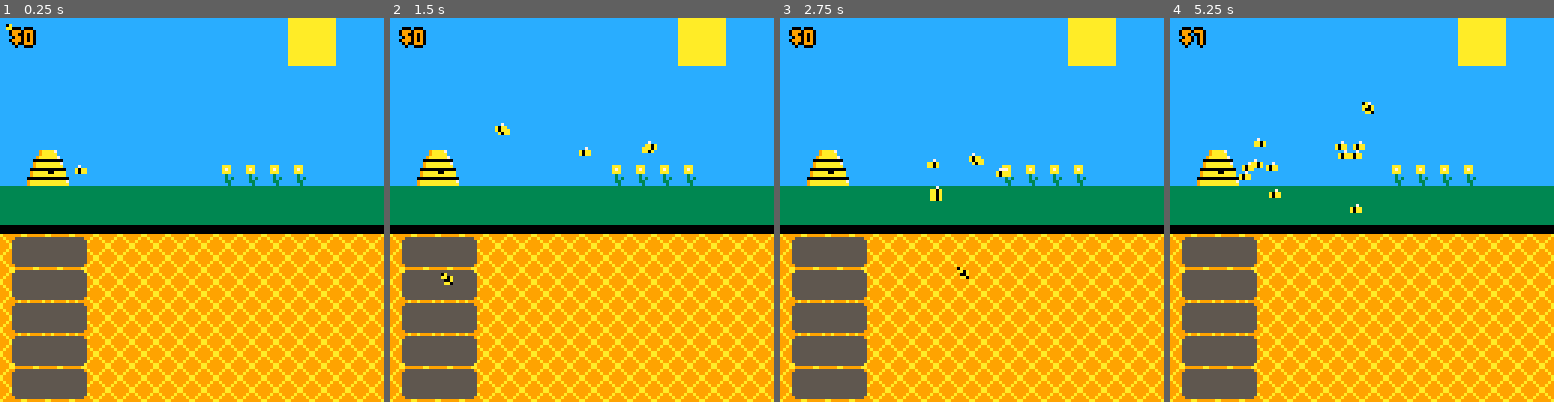
Above: before the commit, frames 1-4 (left to right).
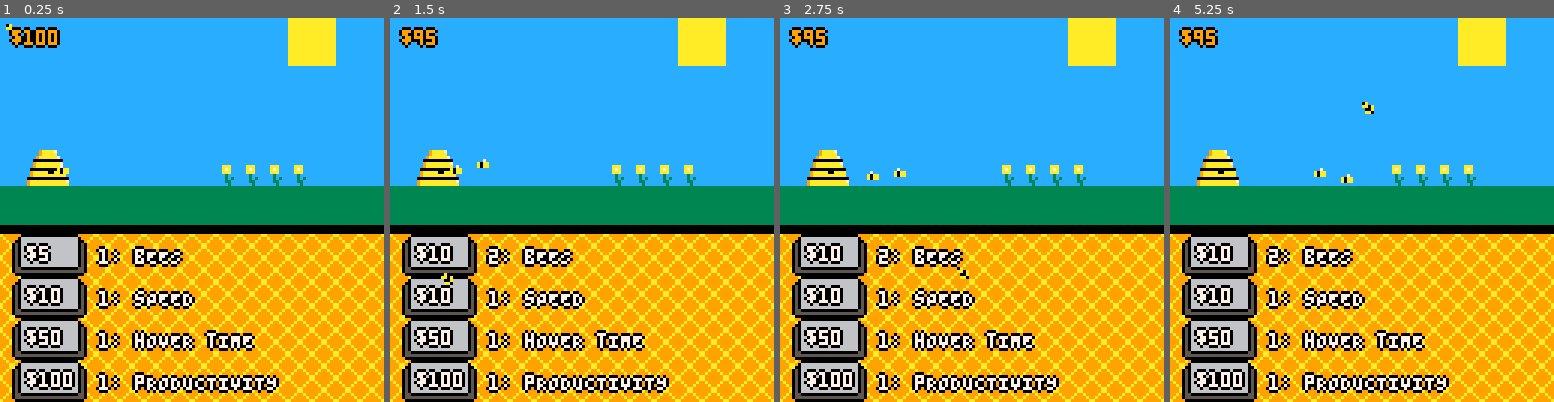
Above: after the commit, the same moments.

Repository: dryzob/pico8-games
Game: PICO-8 cartridge bee.p8
The game is run twice, just before and just after one commit, with the same random seed, the same clock (stepped at 60 frames per second) and the same inputs.
Inputs (mouse positions are in pixels of both pictures, inside the frame that each line leads up to):
- Up to frame 1 (0.25 s): no input
- Up to frame 2 (1.5 s): tap X (X key) at 0.33, 1.07 s; click (670, 121) at 0.67 s; click (436, 267) at 1.22 s
- Up to frame 3 (2.75 s): click (887, 114) at 1.77 s; tap X (X key) at 1.85 s; click (952, 259) at 2.32 s
- Up to frame 4 (5.25 s): click (1404, 106) at 2.87 s; tap X (X key) at 2.97, 4.08, 5.2 s; click (1465, 256) at 3.42 s; click (1231, 102) at 3.97 s; click (1292, 248) at 4.52 s; click (1354, 94) at 5.07 s

The runs differ from the first frame. In frame 1, 13% of the frame differs, in the area x 3-73%, y 2-100%; in frame 2, 13%; in frame 3, 13%; in frame 4, 13%.

Commit message:
Major functionality update
Added:
- Upgrades (2 functional)
- Purchasing
- Buttons
- Menu UI (WIP)

Thank you to Pancelor and Mboffin, their functions are invaluable to my learning

Diff:
--- a/bee.p8
+++ b/bee.p8
@@ -7,12 +7,14 @@
 
 function _init()
 	poke(0x5f2d, 1)
+	pq("--------------------------")
 	-- this might be moved
 	t=0
 	bees={}
-	debug={}
-	money=0
-
+	buttons={}
+	money=100
+
+	gen_menu()
 	make_bee(bee_spawn[1],bee_spawn[2],10)
 	_upd=upd_bview
 	_drw=drw_bview
@@ -22,12 +24,17 @@
 	t+=1
 	if t>30 then
 		t=0
-	end
- -- start (do later)
- -- bee view
- if btn(❎) then
- 	make_bee(stat(32),stat(33),10)
-	end
+		pq("--------------")
+	end
+
+	if t%10==0 then
+
+	end
+
+
+	click_but()
+	but_bounce()
+
 	bee_do()
 end
 
@@ -77,10 +84,34 @@
 function getframe(ani,r)
 	return ani[flr(t/r)%#ani+1]
 end
+
+function printb(txt,x,y,col)
+	print(txt,x-1,y,0)
+	print(txt,x+1,y,0)
+	print(txt,x,y+1,0)
+	print(txt,x,y-1,0)
+	print(txt,x,y,col)
+end
+
+-- pq by pancelor: lexaloffle.com/bbs/?tid=42367
+function pq(...)printh(qq(...))return...end
+function qq(...)local r=""for i=1,select("#",...)do r..=_q(select(i,...),4).." "end return r end
+function _q(t,d)if(type(t)~="table"or d<=0)return tostr(t)
+local r="{"for k,v in next,t do r..=tostr(k).."=".._q(v,d-1)..","end return r.."}"end
+
+-- overlap function by mboffin on itch.io
+function overlap(a,b)
+ return not (a.x>b.x+b.w
+          or a.y>b.y+b.h
+          or a.x+a.w<b.x
+          or a.y+a.h<b.y)
+end
 -->8
 -- draw
 
 mouse_spr=15
+
+
 
 function drw_bview()
  -- sprites for bees
@@ -100,35 +131,32 @@
 end
 
 function drw_menu()
-	-- bunch of squares
-	-- these will have hitboxes
-	-- (buttons)
-	local maxh=9*8
-	local minh=14*8
-	local sqw=25
-	local sqh=10
-
-	local numsq=(minh-maxh)/sqh
-	local gap=1
-	for i=0,numsq do
-		rrectfill(4,(maxh+gap+i*sqh),sqw,sqh,1,5)
-		gap+=1
-	end
+	--buttons
+	for but in all(buttons) do
+		local w,h=but.x2-but.x1,but.y2-but.y1
+		rrectfill(but.x1,but.y1,w,h,1,5)
+		rrect(but.x1,but.y1,w,h,1,0)
+			if but.down==false then
+				rrectfill(but.x1+2,but.y1-2,w-4,h,1,6)
+				rrect(but.x1+2,but.y1-2,w-4,h,1,0)
+			else
+				rrectfill(but.x1+2,but.y1-1,w-4,h,1,6)
+				rrect(but.x1+2,but.y1-1,w-4,h,1,0)
+			end
+		-- labels
+		local lx,ly=but.x1+w+4,but.y1+3
+		printb(but.upg.cnt..": "..but.upg.txt,lx,ly,7)
+		-- price
+		lx,ly=but.x1+5,but.y1+2
+		printb("$"..but.upg.prc,lx,ly,7)
+	end
+
 end
 
 function drw_money()
 	local x=4
 	local y=4
-	cursor(x-1,y,0)
-	print("$"..money)
-	cursor(x+1,y,0)
-	print("$"..money)
-	cursor(x,y+1,0)
-	print("$"..money)
-	cursor(x,y-1,0)
-	print("$"..money)
-	cursor(x,y,9)
-	print("$"..money)
+	printb("$"..money,x,y,9)
 end
 -->8
 --bees
@@ -136,6 +164,10 @@
 bee_spr={1,2}
 bee_spawn={2*8,6*8}
 targets={0,30,4}
+
+bee_speed=0.25
+bee_hovert=5*30
+bee_prod=1
 
 function make_bee(bx,by,bcol)
 	local b={
@@ -147,6 +179,7 @@
 		goal={0,0},
 		fnd=false,
 		hover=false,
+		ht=0,
 		pol=false
 	}
 	add(bees,b)
@@ -156,7 +189,9 @@
 function bee_do()
 	for b in all(bees) do
 
-		if b.goal[1]==b.x and b.goal[2]==b.y then
+		if b.hover==true then
+			bee_hover(b)
+		elseif abs(b.goal[1]-b.x)<2 and abs(b.goal[2]-b.y)<2 then
 			b.fnd=false
 			if mget(b.x/8,b.y/8)==30 then
 				money+=1
@@ -188,31 +223,31 @@
 		if dy<t then
 			local ran=rnd(2)
 			if ran>1 then
-				b.y+=1
+				b.y+=bee_speed
 			elseif ran<1 then
-				b.y-=1
+				b.y-=bee_speed
 			end
 		elseif dy>=t then
-			b.y+=1
+			b.y+=bee_speed
 		elseif dy<=-t then
-			b.y-=1
+			b.y-=bee_speed
 		end
 		if b.x>b.goal[1] then
-			b.x-=1
+			b.x-=bee_speed
 		elseif b.x<b.goal[1] then
-			b.x+=1
+			b.x+=bee_speed
 		end
 	-- close to goal
 	else
 		if b.x>b.goal[1] then
-			b.x-=1
+			b.x-=bee_speed
 		elseif b.x<b.goal[1] then
-			b.x+=1
+			b.x+=bee_speed
 		end
 		if b.y>b.goal[2] then
-			b.y-=1
+			b.y-=bee_speed
 		elseif b.y<b.goal[2] then
-			b.y+=1
+			b.y+=bee_speed
 		end
 	end
 end
@@ -234,6 +269,126 @@
 function bee_hover(b)
 
 end
+-->8
+-- ui
+
+upgrades={-- default values
+	-- bee count
+		{txt="bEES",
+			prc=5,
+			cnt=1},
+	-- speed
+		{txt="sPEED",
+			prc=10,
+			cnt=1},
+	-- hover time
+		{txt="hOVER tIME",
+			prc=50,
+			cnt=1},
+	-- productivity
+		{txt="pRODUCTIVITY",
+			prc=100,
+			cnt=1}
+		}
+
+function make_but(bx1,bx2,by1,by2,bupg)
+	but={
+		x1=bx1,
+		x2=bx2,
+		y1=by1,
+		y2=by2,
+		down=false,
+		dt=0,
+		upg=bupg
+	}
+	add(buttons,but)
+end
+
+function gen_menu()
+
+	local maxh=9*8
+	local minh=14*8
+	-- buttons
+	local sqw=25
+	local sqh=12
+
+	local numsq=(minh-maxh)/sqh
+	local gap=2
+	local upval=1
+	for i=0,numsq do
+		local x1=4
+		local x2=x1+sqw
+		local y1=(maxh+gap+i*sqh)
+		local y2=y1+sqh
+		gap+=2
+		make_but(x1,x2,y1,y2,upgrades[upval])
+		upval+=1
+	end
+end
+
+function but_collision(but)
+	-- rewrite collider and this func
+	local m={
+			x=stat(32),y=stat(33),w=1,h=1
+		}
+	local b={
+			x=but.x1,y=but.y1,
+			w=but.x2-but.x1,h=but.y2-but.y1
+		}
+	local c=overlap(m,b)
+	return c
+end
+
+function but_bounce()
+ local down_time=5
+	for b in all(buttons) do
+		if b.down==true then
+			b.dt+=1
+		end
+		if b.dt>down_time then
+			b.dt=0
+			b.down=false
+		end
+	end
+end
+
+function click_but()
+	local c=false
+	if stat(34)==1 then
+		for b in all(buttons) do
+			if b.down==false then
+				c=but_collision(b)
+				if c then
+					buy_upgrade(b)
+					b.down=true
+					b.dt=0
+				end
+			end
+		end
+	end
+end
+
+function buy_upgrade(but)
+	local upg_name=but.upg.txt
+	local upg_price=but.upg.prc
+
+	if money>=upg_price then
+		if upg_name=="bEES" then
+			make_bee(bee_spawn[1],bee_spawn[2],10)
+		elseif upg_name=="sPEED" then
+			bee_speed+=0.25
+			pq("speed: "..bee_speed)
+		elseif upg_name=="hOVER tIME" then
+
+		elseif upg_name=="pRODUCTIVITY" then
+
+		end
+		money-=but.upg.prc
+		but.upg.prc*=2
+		but.upg.cnt+=1
+	end
+end
+
 __gfx__
 00000000ffffffffffffffff00000000ccccccccccccccccaaaaaaaa000000000000000000000000000000000000000000000000ccccccccccccccccffffffff
 00000000ffffffffffffffff00000000ccaaacccccccccccaaaaaaaa000000000000000000000000000000000000000000000000ccccccccccccccccffffffff
